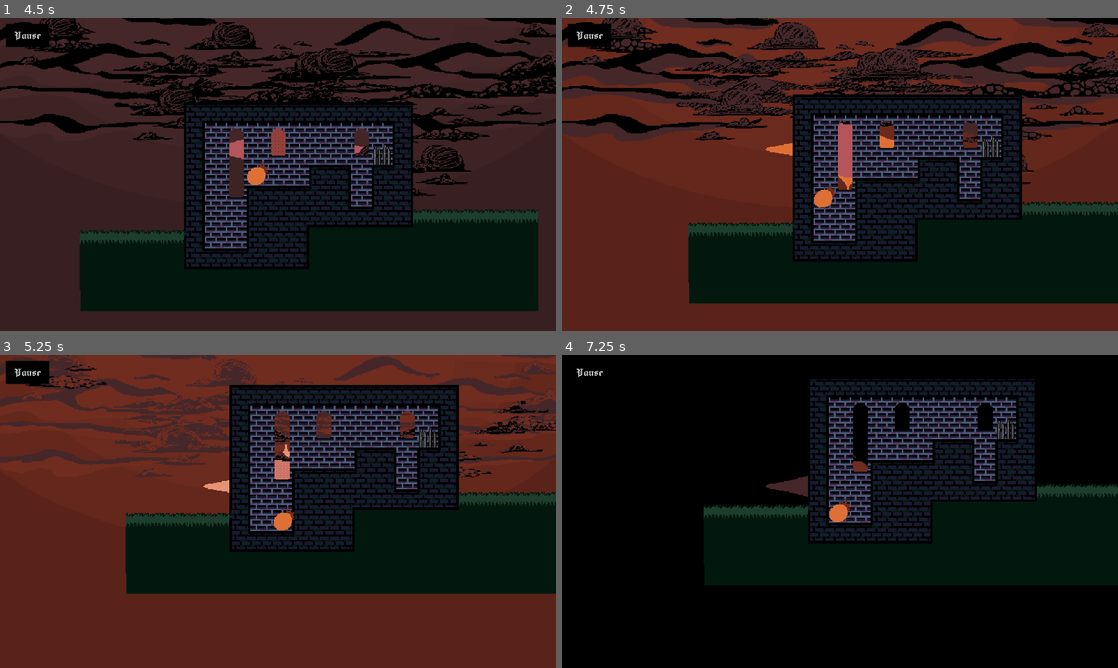
Above: before the commit, frames 1-4 (two rows, left to right).
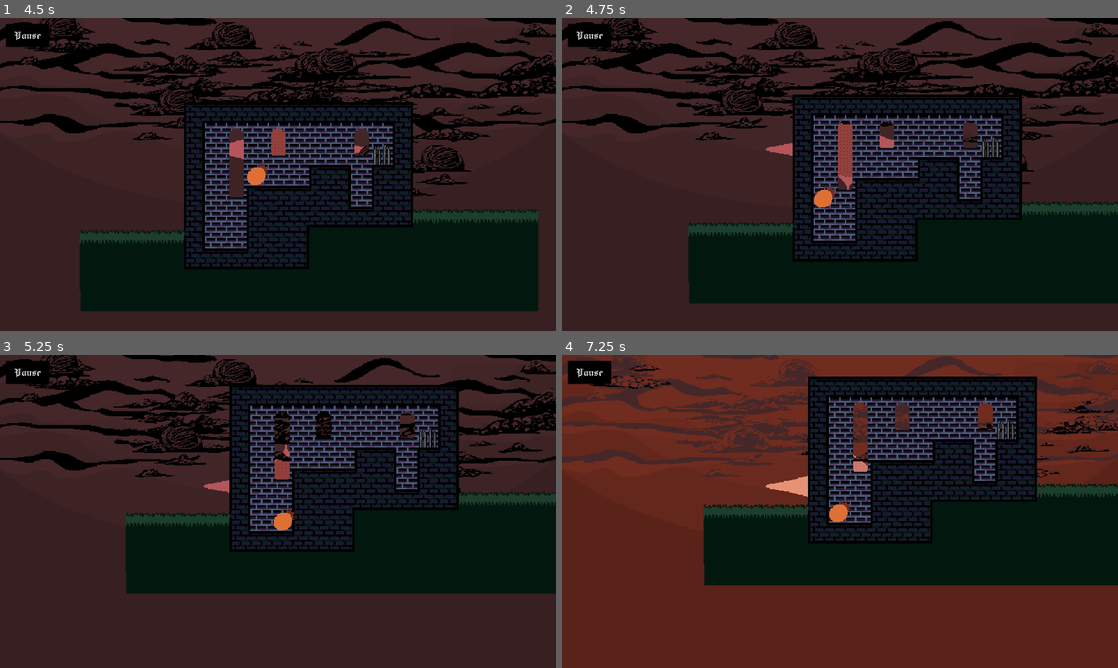
Above: after the commit, the same moments.

Repository: Agecaf/gmtk26-jamgame
Game: Godot game, scene res://main.tscn
Same seed, same stepped clock (60 frames per second), same inputs: the game is played once before the commit and once after it.
Inputs:
- Up to frame 1 (4.5 s): click "New Game" at 0.5 s; tap Enter (ui_accept) at 1.25, 1.52, 1.82, 3.77, 4.07 s; hold Right (ui_right) 1.28-2 s; tap Backspace at 1.35 s; tap Delete at 1.55, 3.6 s; click "Pause" at 2 s; click "Continue" at 2.75 s; hold Right (ui_right) 3.53-4.28 s; tap Keypad Enter at 3.8, 4.35 s; hold Left (ui_left) from 4.28 s (still down)
- Up to frame 2 (4.75 s): keep holding Left (ui_left); tap Space at 4.55 s
- Up to frame 3 (5.25 s): release Left (ui_left) at 5.03 s; hold Right (ui_right) from 5.03 s (still down); tap Space at 5.1 s
- Up to frame 4 (7.25 s): tap Enter (ui_accept) at 5.27, 5.3, 5.57, 5.85, 6.02, 6.32, 6.77, 7.07 s; tap Backspace at 6.05, 6.6 s; release Right (ui_right) at 6.53 s; hold Left (ui_left) from 6.53 s (still down); tap Delete at 6.8 s

Frame 1 is identical in both runs. In frame 2, 47% of the frame differs, in the area x 0-100%, y 0-100%; in frame 3, 60%; in frame 4, 63%.

Commit message:
Controls settings.

Diff:
--- /dev/null
+++ b/menu/settings_menu/control_button.gd
@@ -0,0 +1,33 @@
+extends Button
+
+@export var control_name: StringName = &""
+
+var changing: bool = false
+
+func _ready() -> void:
+	update()
+	custom_minimum_size = Vector2(200, 80)
+
+
+func _pressed() -> void:
+	if not changing:
+		changing = true
+		update()
+
+func update():
+	if changing:
+		text = "[press key]"
+	else:
+		var event = InputMap.action_get_events(control_name)[0]
+		if event is InputEventKey:
+			text = "[%s]" % KeyUtils.keycode_to_char(event.physical_keycode).to_lower()
+
+func _input(event: InputEvent) -> void:
+	print(event)
+	if not changing: return
+	if not event is InputEventKey: return
+	if not event.pressed: return
+	InputMap.action_erase_events(control_name)
+	InputMap.action_add_event(control_name, event)
+	changing = false
+	update()
--- a/menu/settings_menu/settings_menu.tscn
+++ b/menu/settings_menu/settings_menu.tscn
@@ -2,6 +2,7 @@
 
 [ext_resource type="Theme" uid="uid://cyj05vdf0ga8u" path="res://assets/other/theme/game_theme.tres" id="1_a5s1u"]
 [ext_resource type="Script" uid="uid://cfny8v75vc21h" path="res://menu/settings_menu/settings_menu.gd" id="1_vnf3e"]
+[ext_resource type="Script" uid="uid://leexa2n45j0h" path="res://menu/settings_menu/control_button.gd" id="3_8jy52"]
 
 [node name="SettingsMenu" type="Control" unique_id=1201213593]
 layout_mode = 3
@@ -50,6 +51,66 @@
 layout_mode = 2
 size_flags_vertical = 4
 
+[node name="GridContainer2" type="GridContainer" parent="CenterContainer/VBoxContainer" unique_id=74830584]
+layout_mode = 2
+theme_override_constants/h_separation = 20
+theme_override_constants/v_separation = 10
+columns = 2
+
+[node name="Label" type="Label" parent="CenterContainer/VBoxContainer/GridContainer2" unique_id=1191038802]
+layout_mode = 2
+text = "Move Left"
+
+[node name="Button" type="Button" parent="CenterContainer/VBoxContainer/GridContainer2" unique_id=1231362509]
+layout_mode = 2
+script = ExtResource("3_8jy52")
+control_name = &"left"
+
+[node name="Label2" type="Label" parent="CenterContainer/VBoxContainer/GridContainer2" unique_id=1115549829]
+layout_mode = 2
+text = "Move Right"
+
+[node name="Button2" type="Button" parent="CenterContainer/VBoxContainer/GridContainer2" unique_id=1135441298]
+layout_mode = 2
+script = ExtResource("3_8jy52")
+control_name = &"right"
+
+[node name="Label3" type="Label" parent="CenterContainer/VBoxContainer/GridContainer2" unique_id=1131279100]
+layout_mode = 2
+text = "Jump"
+
+[node name="Button3" type="Button" parent="CenterContainer/VBoxContainer/GridContainer2" unique_id=287312961]
+layout_mode = 2
+script = ExtResource("3_8jy52")
+control_name = &"jump"
+
+[node name="Label4" type="Label" parent="CenterContainer/VBoxContainer/GridContainer2" unique_id=1268376371]
+layout_mode = 2
+text = "Crouch"
+
+[node name="Button4" type="Button" parent="CenterContainer/VBoxContainer/GridContainer2" unique_id=1863591321]
+layout_mode = 2
+script = ExtResource("3_8jy52")
+control_name = &"crouch"
+
+[node name="Label5" type="Label" parent="CenterContainer/VBoxContainer/GridContainer2" unique_id=1983697698]
+layout_mode = 2
+text = "Pause"
+
+[node name="Button5" type="Button" parent="CenterContainer/VBoxContainer/GridContainer2" unique_id=229807142]
+layout_mode = 2
+script = ExtResource("3_8jy52")
+control_name = &"pause"
+
+[node name="Label6" type="Label" parent="CenterContainer/VBoxContainer/GridContainer2" unique_id=619128225]
+layout_mode = 2
+text = "Mute"
+
+[node name="Button6" type="Button" parent="CenterContainer/VBoxContainer/GridContainer2" unique_id=2026873598]
+layout_mode = 2
+script = ExtResource("3_8jy52")
+control_name = &"mute"
+
 [node name="MarginContainer" type="MarginContainer" parent="." unique_id=1814196251]
 layout_mode = 0
 offset_right = 177.0
--- a/project.godot
+++ b/project.godot
@@ -43,6 +43,45 @@
 "res://test/": "teal"
 }
 
+[input]
+
+ui_accept={
+"deadzone": 0.5,
+"events": [Object(InputEventKey,"resource_local_to_scene":false,"resource_name":"","device":16,"window_id":0,"alt_pressed":false,"shift_pressed":false,"ctrl_pressed":false,"meta_pressed":false,"pressed":false,"keycode":4194309,"physical_keycode":0,"key_label":0,"unicode":0,"location":0,"echo":false,"script":null)
+, Object(InputEventKey,"resource_local_to_scene":false,"resource_name":"","device":16,"window_id":0,"alt_pressed":false,"shift_pressed":false,"ctrl_pressed":false,"meta_pressed":false,"pressed":false,"keycode":4194310,"physical_keycode":0,"key_label":0,"unicode":0,"location":0,"echo":false,"script":null)
+]
+}
+pause={
+"deadzone": 0.2,
+"events": [Object(InputEventKey,"resource_local_to_scene":false,"resource_name":"","device":-1,"window_id":0,"alt_pressed":false,"shift_pressed":false,"ctrl_pressed":false,"meta_pressed":false,"pressed":false,"keycode":0,"physical_keycode":80,"key_label":0,"unicode":112,"location":0,"echo":false,"script":null)
+]
+}
+mute={
+"deadzone": 0.2,
+"events": [Object(InputEventKey,"resource_local_to_scene":false,"resource_name":"","device":-1,"window_id":0,"alt_pressed":false,"shift_pressed":false,"ctrl_pressed":false,"meta_pressed":false,"pressed":false,"keycode":0,"physical_keycode":77,"key_label":0,"unicode":109,"location":0,"echo":false,"script":null)
+]
+}
+left={
+"deadzone": 0.2,
+"events": [Object(InputEventKey,"resource_local_to_scene":false,"resource_name":"","device":-1,"window_id":0,"alt_pressed":false,"shift_pressed":false,"ctrl_pressed":false,"meta_pressed":false,"pressed":false,"keycode":0,"physical_keycode":65,"key_label":0,"unicode":97,"location":0,"echo":false,"script":null)
+]
+}
+right={
+"deadzone": 0.2,
+"events": [Object(InputEventKey,"resource_local_to_scene":false,"resource_name":"","device":-1,"window_id":0,"alt_pressed":false,"shift_pressed":false,"ctrl_pressed":false,"meta_pressed":false,"pressed":false,"keycode":0,"physical_keycode":68,"key_label":0,"unicode":100,"location":0,"echo":false,"script":null)
+]
+}
+jump={
+"deadzone": 0.2,
+"events": [Object(InputEventKey,"resource_local_to_scene":false,"resource_name":"","device":-1,"window_id":0,"alt_pressed":false,"shift_pressed":false,"ctrl_pressed":false,"meta_pressed":false,"pressed":false,"keycode":0,"physical_keycode":87,"key_label":0,"unicode":119,"location":0,"echo":false,"script":null)
+]
+}
+crouch={
+"deadzone": 0.2,
+"events": [Object(InputEventKey,"resource_local_to_scene":false,"resource_name":"","device":-1,"window_id":0,"alt_pressed":false,"shift_pressed":false,"ctrl_pressed":false,"meta_pressed":false,"pressed":false,"keycode":0,"physical_keycode":83,"key_label":0,"unicode":115,"location":0,"echo":false,"script":null)
+]
+}
+
 [layer_names]
 
 2d_physics/layer_1="Player"
--- /dev/null
+++ b/scripts/key_utils.gd
@@ -0,0 +1,85 @@
+class_name KeyUtils extends Node
+
+
+static func keycode_to_char(keycode: Key) -> String:
+	var out = OS.get_keycode_string(keycode)
+	if len(out) == 1: return out
+
+	match keycode:
+		KEY_AMPERSAND: return "&"
+		KEY_ASCIICIRCUM: return "^"
+		KEY_ASCIITILDE: return "~"
+		KEY_ASTERISK: return "*"
+		KEY_APOSTROPHE: return "\'"
+		KEY_AT: return "@"
+		KEY_BACKSPACE: return "b"
+		KEY_BACKSLASH: return "\\"
+		KEY_BRACELEFT: return "{"
+		KEY_BRACERIGHT: return "}"
+		KEY_BRACKETLEFT: return "["
+		KEY_BRACKETRIGHT: return "]"
+		KEY_COLON: return ":"
+		KEY_COMMA: return ","
+		KEY_DOLLAR: return "$"
+		KEY_DELETE: return "d"
+		KEY_DOWN: return "↓"
+		KEY_END: return "e"
+		KEY_ENTER: return "↲"
+		KEY_EQUAL: return "="
+		KEY_EXCLAM: return "!"
+		KEY_F1: return "1"
+		KEY_F2: return "2"
+		KEY_F3: return "3"
+		KEY_F4: return "4"
+		KEY_F5: return "5"
+		KEY_F6: return "6"
+		KEY_F7: return "7"
+		KEY_F8: return "8"
+		KEY_F9: return "9"
+		KEY_F10: return "10"
+		KEY_F11: return "11"
+		KEY_F12: return "12"
+		KEY_GREATER: return ">"
+		KEY_HOME: return "h"
+		KEY_INSERT: return "i"
+		KEY_KP_0: return "0"
+		KEY_KP_1: return "1"
+		KEY_KP_2: return "2"
+		KEY_KP_3: return "3"
+		KEY_KP_4: return "4"
+		KEY_KP_5: return "5"
+		KEY_KP_6: return "6"
+		KEY_KP_7: return "7"
+		KEY_KP_8: return "8"
+		KEY_KP_9: return "1"
+		KEY_KP_ADD: return "+"
+		KEY_KP_DIVIDE: return "/"
+		KEY_KP_ENTER: return "↲"
+		KEY_KP_MULTIPLY: return "*"
+		KEY_KP_PERIOD: return "."
+		KEY_KP_SUBTRACT: return "-"
+		KEY_LEFT: return "←"
+		KEY_LESS: return "<"
+		KEY_MINUS: return "-"
+		KEY_NUMBERSIGN: return "#"
+		KEY_PAGEDOWN: return "↡"
+		KEY_PAGEUP: return "↟"
+		KEY_PARENLEFT: return "("
+		KEY_PARENRIGHT: return ")"
+		KEY_PERCENT: return "%"
+		KEY_PERIOD: return "."
+		KEY_PLUS: return "+"
+		KEY_QUESTION: return "?"
+		KEY_QUOTEDBL: return "\""
+		KEY_QUOTELEFT: return "`"
+		KEY_RIGHT: return "→"
+		KEY_SECTION: return "§"
+		KEY_SEMICOLON: return ";"
+		KEY_SLASH: return "/"
+		KEY_SPACE: return "_"
+		KEY_UNDERSCORE: return "_"
+		KEY_UP: return "↑"
+		KEY_YEN: return "¥"
+		KEY_JIS_EISU: return "英"
+		KEY_JIS_KANA: return "か"
+	return out.left(1)
Not shown, added: menu/settings_menu/control_button.gd.uid
Not shown, added: scripts/key_utils.gd.uid
